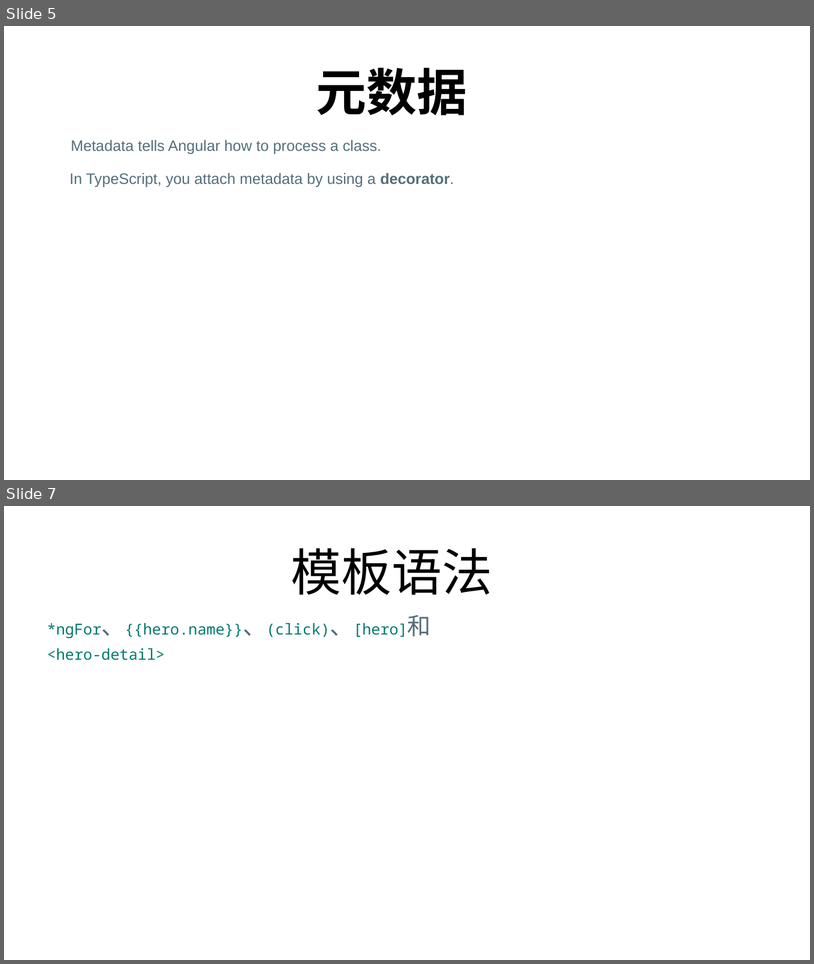
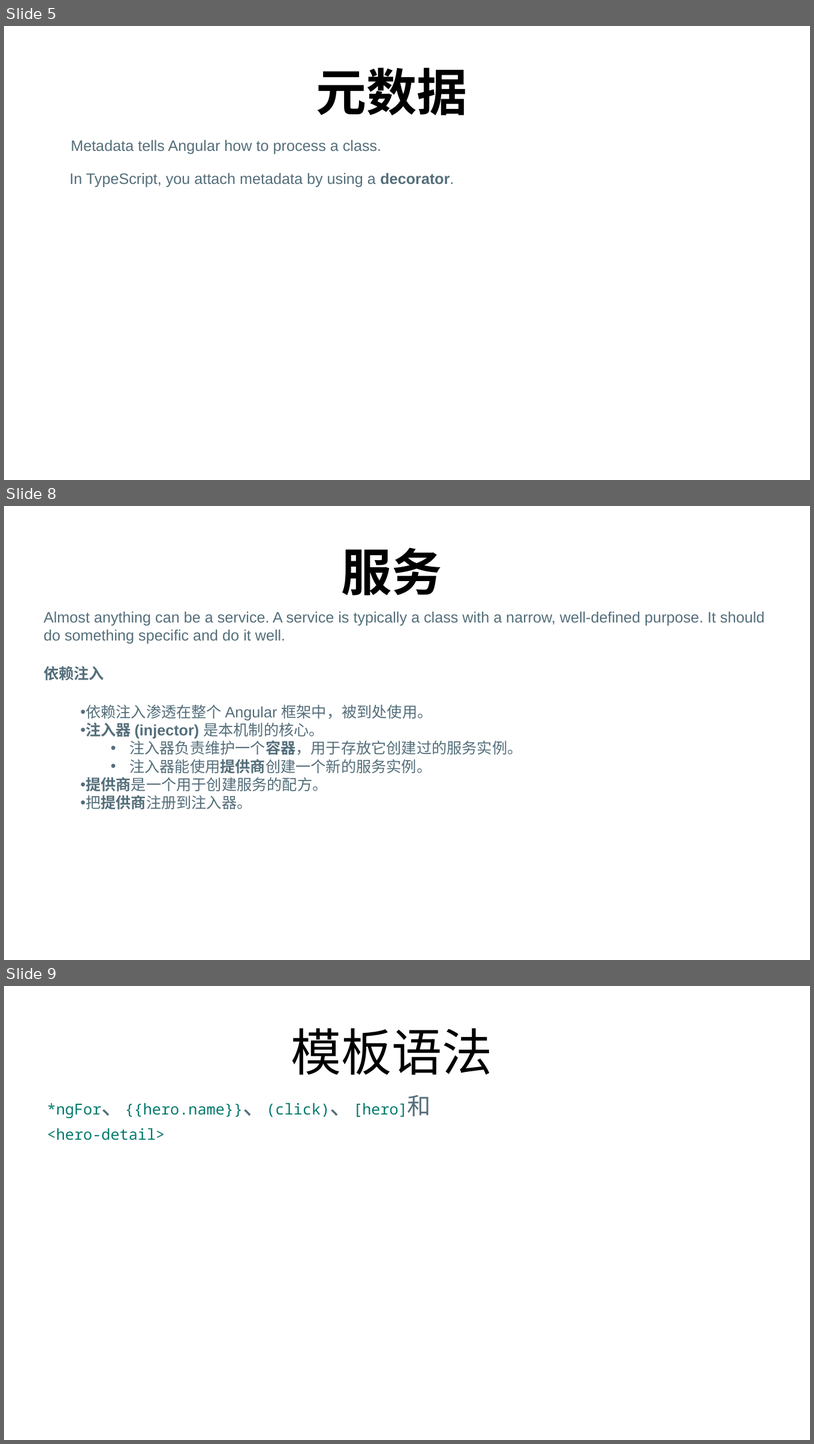
Before and after one commit to FredJiangFei/MyDocuments, a slide deck: Angular summary/Angular.pptx. Shown one above the other, each under a label of ours: slides 5 and 7 before the commit, slides 5, 8 and 9 after it; the slides between them are not shown. The pictures are 814x964 and 814x1444 pixels, drawn with LibreOffice and Linux fonts; fonts in the diff are those of the drawing. Boxes give left, top, right and bottom in pixels: in the first picture for what was removed or moved away, otherwise in the second. Text is boxed around its words. In the diff, an @@ line names an element or a change of style, - is before the commit and + after.

Commit message:
Angular summary

```diff
--- a/Angular summary/Angular.pptx
+++ b/Angular summary/Angular.pptx
@@ slide 8 added at (4,506,810,960), background #FFFFFF @@
@@ title added at (341,547,442,595), 60 pt, text #000000, bold @@
+服务
@@ text added at (44,611,765,644), 18 pt, text #546E7A @@
+Almost anything can be a service. A service is typically a class with a narrow, well-defined purpose. It should do something specific and do it well.
@@ text added at (44,666,104,680), 18 pt, text #546E7A, bold @@
+依赖注入
@@ text added at (86,705,522,809), 18 pt, text #546E7A @@
+• 依赖注入渗透在整个 Angular 框架中，被到处使用。
+• 注入器 (injector) 是本机制的核心。
+  • 注入器负责维护一个容器，用于存放它创建过的服务实例。
+  • 注入器能使用提供商创建一个新的服务实例。
+• 提供商是一个用于创建服务的配方。
+• 把提供商注册到注入器。
@@ what was slide 7 is now slide 9 @@
```
Also in this commit, not shown: 2 slides changed, 1 other slide added, 1 other file.
